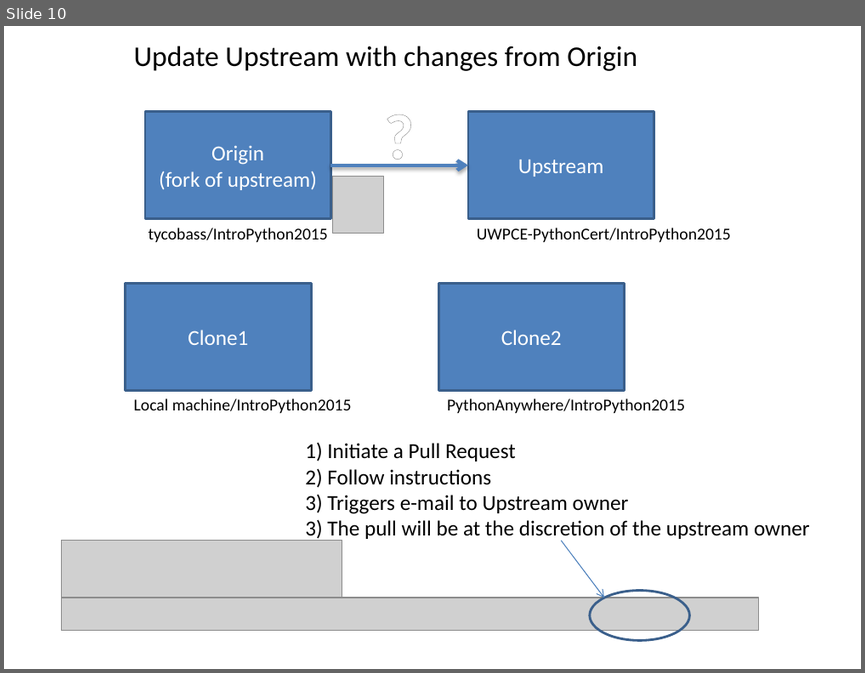
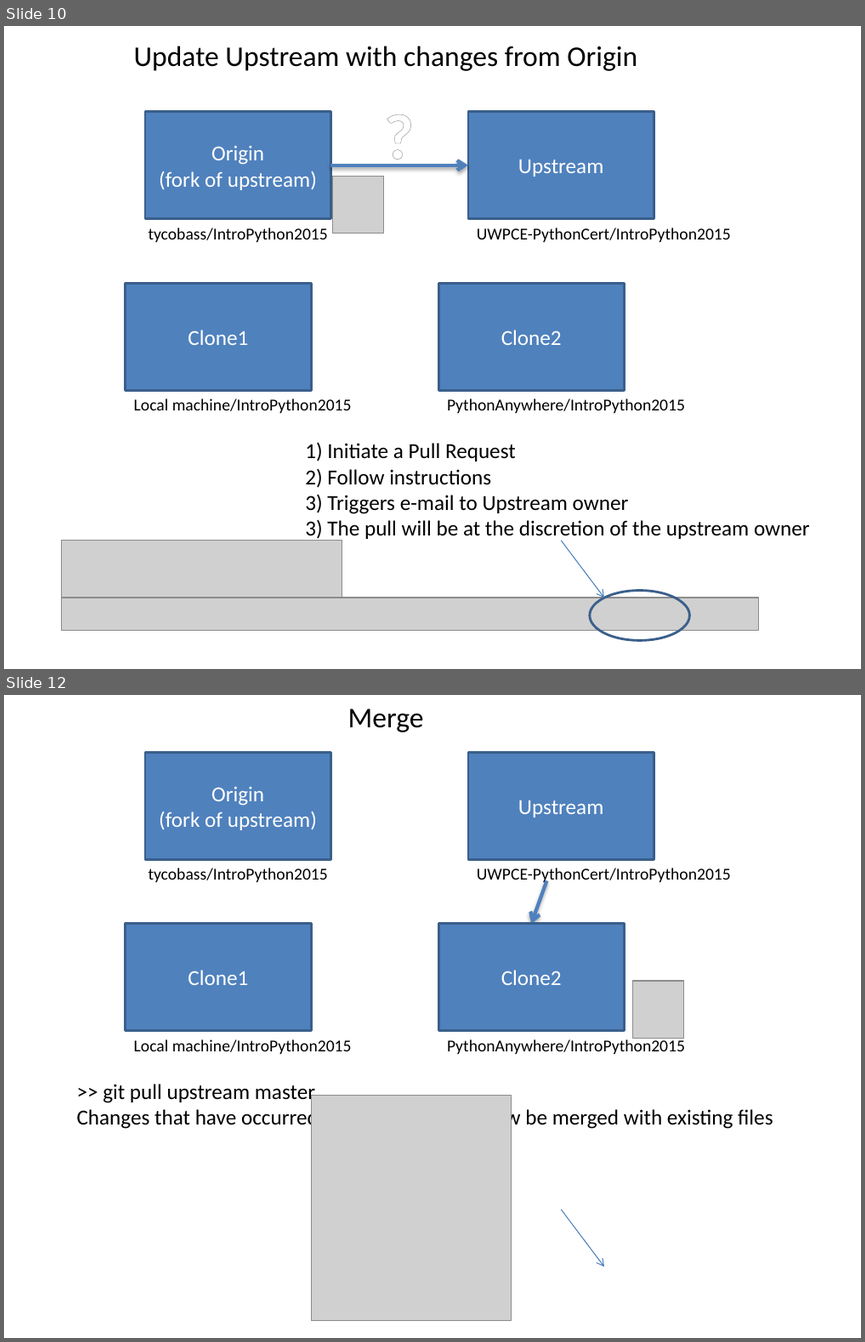
Before and after one commit to UWPCE-PythonCert/IntroToPython-2014, a slide deck: students/eric_v/debris/Using_git.pptx. Shown one above the other, each under a label of ours: slide 10 before the commit, slides 10 and 12 after it; the slides between them are not shown. The pictures are 865x673 and 865x1342 pixels, drawn with LibreOffice and Linux fonts; fonts in the diff are those of the drawing; grey boxes stand for pictures. Boxes give left, top, right and bottom in pixels: in the first picture for what was removed or moved away, otherwise in the second. Text is boxed around its words. In the diff, an @@ line names an element or a change of style, - is before the commit and + after.

```diff
--- a/students/eric_v/debris/Using_git.pptx
+++ b/students/eric_v/debris/Using_git.pptx
@@ slide 12 added at bbox=[4, 695, 861, 1338], background #FFFFFF @@
@@ text added at bbox=[348, 709, 424, 732], 24 pt, text #000000 @@
+Merge
@@ rectangle added at bbox=[145, 753, 331, 860], fill #4F81BD, outline #3A5F8C 2 pt, 18 pt, text #FFFFFF @@
+Origin
+(fork of upstream)
@@ rectangle added at bbox=[468, 753, 654, 860], fill #4F81BD, outline #3A5F8C 2 pt, 18 pt, text #FFFFFF @@
+Upstream
@@ text added at bbox=[148, 868, 328, 882], 14 pt, text #000000 @@
+tycobass/IntroPython2015
@@ text added at bbox=[477, 868, 731, 885], 14 pt, text #000000 @@
+UWPCE-PythonCert/IntroPython2015
@@ arrow added from (546, 881) to (531, 924), #4F81BD 3 pt @@
@@ rectangle added at bbox=[126, 924, 312, 1031], fill #4F81BD, outline #3A5F8C 2 pt, 18 pt, text #FFFFFF @@
+Clone1
@@ rectangle added at bbox=[438, 924, 624, 1031], fill #4F81BD, outline #3A5F8C 2 pt, 18 pt, text #FFFFFF @@
+Clone2
@@ picture added at bbox=[632, 981, 683, 1038] @@
@@ text added at bbox=[134, 1039, 352, 1054], 14 pt, text #000000 @@
+Local machine/IntroPython2015
@@ text added at bbox=[447, 1038, 685, 1054], 14 pt, text #000000 @@
+PythonAnywhere/IntroPython2015
@@ text added at bbox=[77, 1083, 772, 1130], 18 pt, text #000000 @@
+>> git pull upstream master
+Changes that have occurred in Upstream must now be merged with existing files
@@ picture added at bbox=[311, 1095, 511, 1321] @@
@@ arrow added from (561, 1209) to (604, 1266), #4B7EBC 0.75 pt @@
```
Also in this commit, not shown: 1 slide changed, 1 other slide added.
